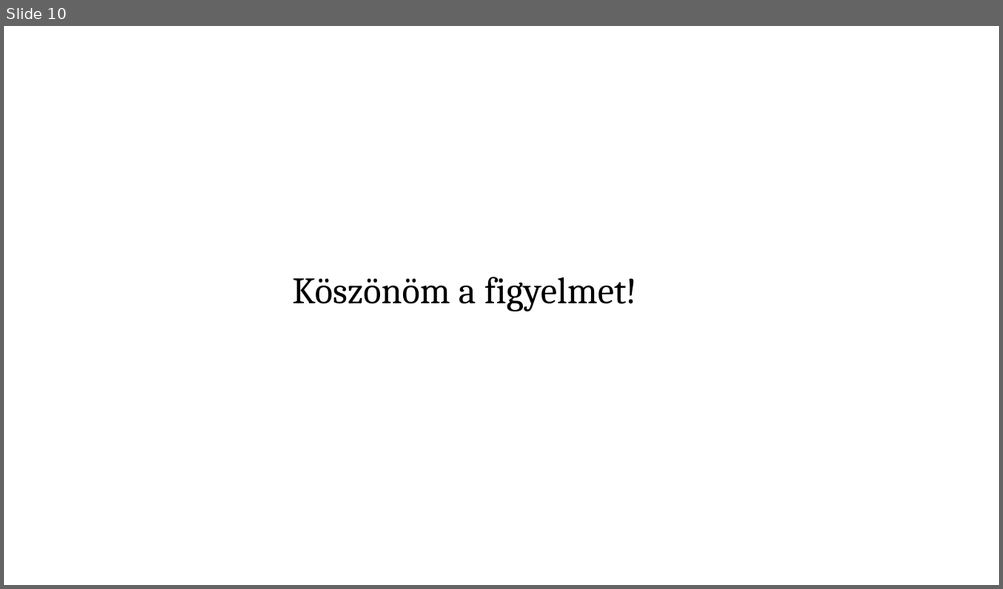
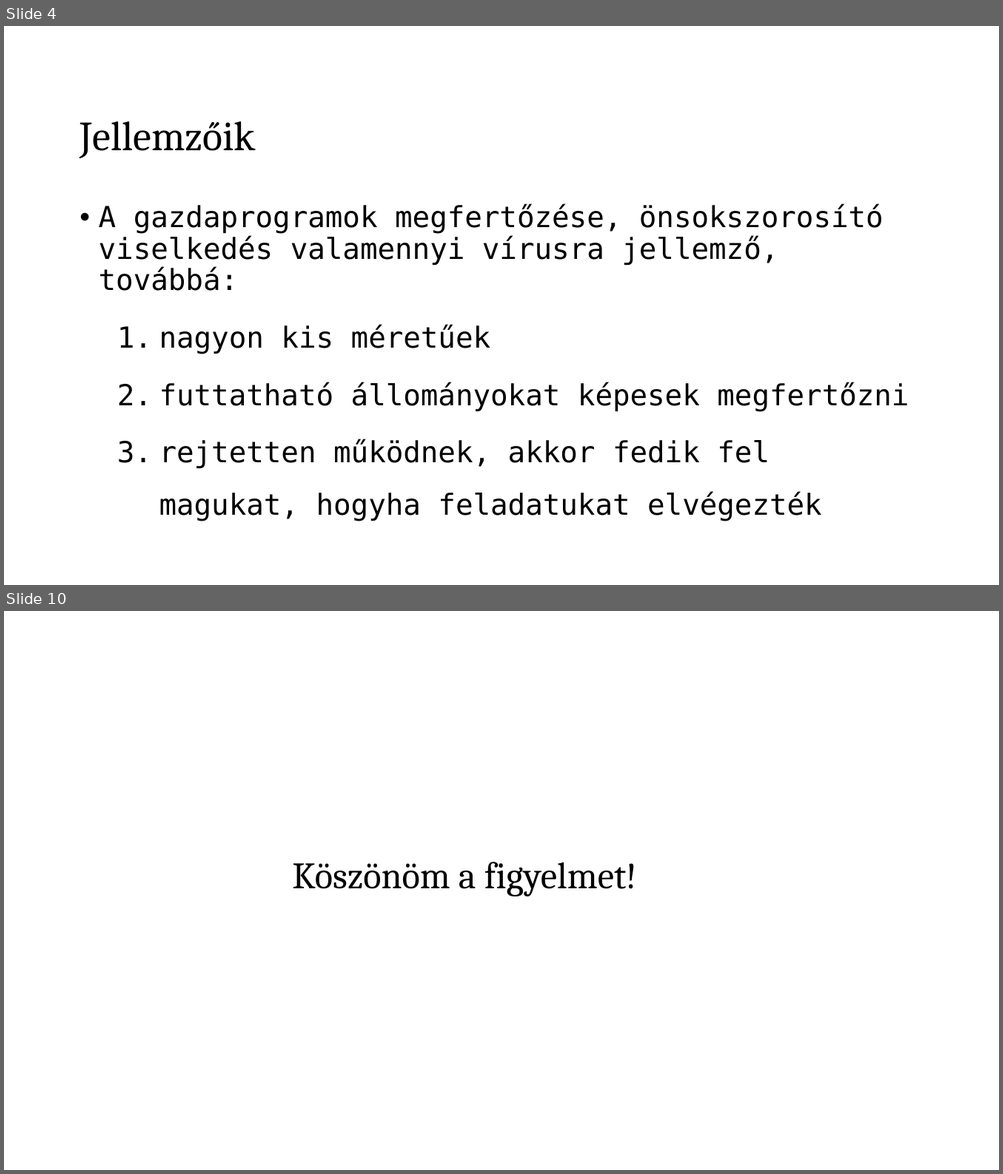
Before and after one commit to somodikonrad/Paprika, a slide deck: Beadandó SK.pptx. Shown one above the other, each under a label of ours: slide 10 before the commit, slides 4 and 10 after it; the slides between them are not shown. The pictures are 1003x589 and 1003x1174 pixels, drawn with LibreOffice and Linux fonts; fonts in the diff are those of the drawing. Boxes give left, top, right and bottom in pixels: in the first picture for what was removed or moved away, otherwise in the second. Text is boxed around its words. In the diff, an @@ line names an element or a change of style, - is before the commit and + after.

```diff
--- a/Beadandó SK.pptx
+++ b/Beadandó SK.pptx
@@ slide 4 added at (x1=4, y1=26, x2=999, y2=585), background #FFFFFF @@
@@ title added at (x1=79, y1=121, x2=256, y2=158), 40 pt, text #000000 @@
+Jellemzőik
@@ text added at (x1=99, y1=204, x2=908, y2=522), 28 pt, text #000000 @@
+• A gazdaprogramok megfertőzése, önsokszorosító viselkedés valamennyi vírusra jellemző, továbbá:
+  1. nagyon kis méretűek
+  2. futtatható állományokat képesek megfertőzni
+  3. rejtetten működnek, akkor fedik fel magukat, hogyha feladatukat elvégezték
```
Also in this commit, not shown: 1 slide changed, 7 other slides added, 8 slides removed.
